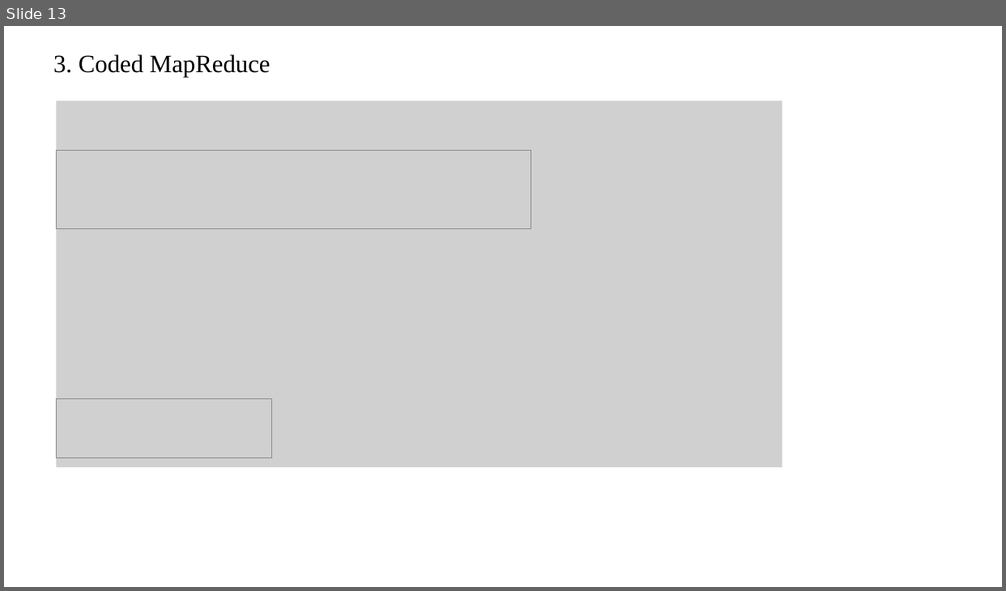
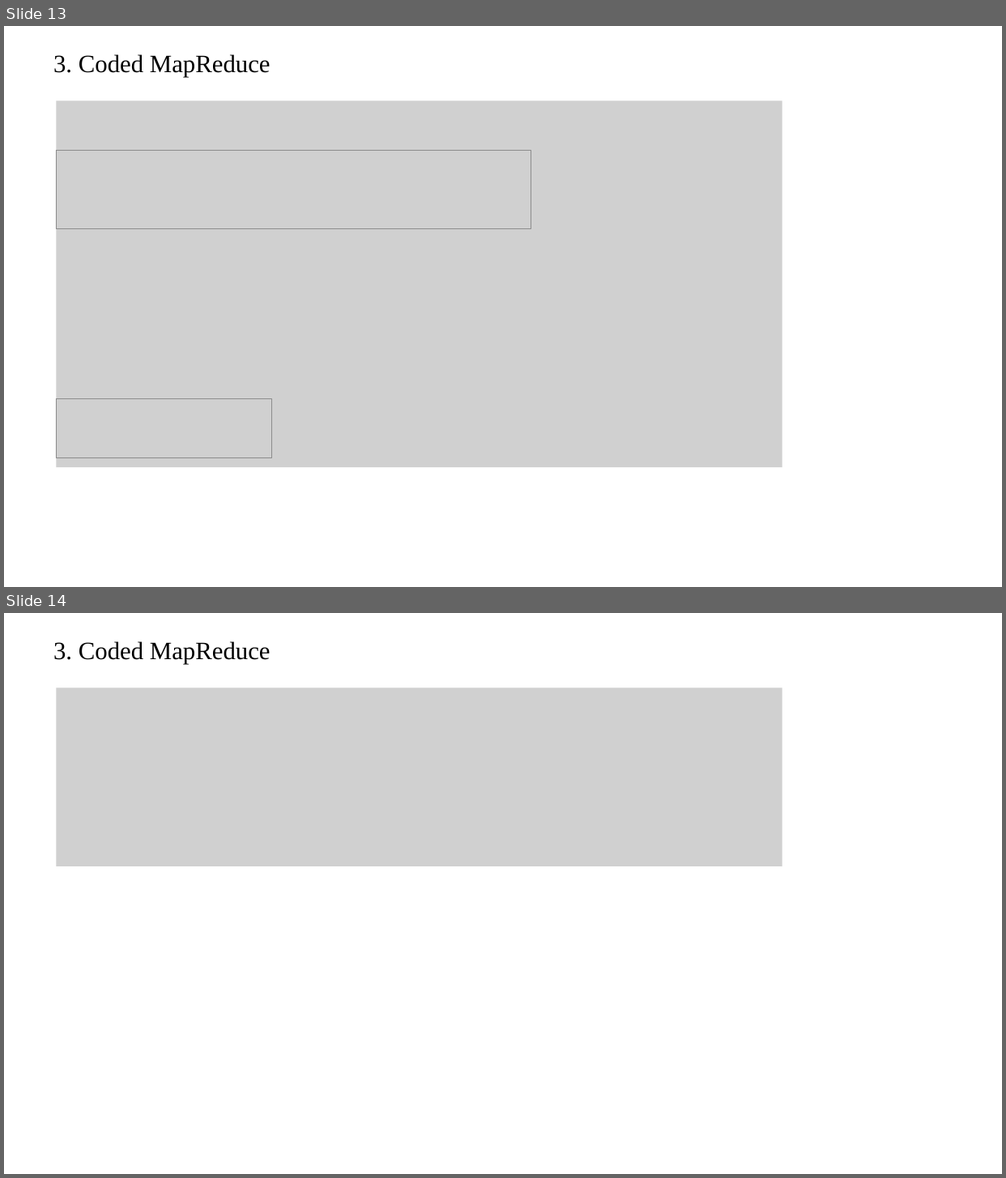
Before and after one commit to zhaojiayi/learning, a slide deck: EE/ppt/review.pptx. Shown one above the other, each under a label of ours: slide 13 before the commit, slides 13 and 14 after it. The pictures are 1006x591 and 1006x1178 pixels, drawn with LibreOffice and Linux fonts; fonts in the diff are those of the drawing; grey boxes stand for pictures. Boxes give left, top, right and bottom in pixels: in the first picture for what was removed or moved away, otherwise in the second. Text is boxed around its words. In the diff, an @@ line names an element or a change of style, - is before the commit and + after.

```diff
--- a/EE/ppt/review.pptx
+++ b/EE/ppt/review.pptx
@@ slide 14 added at [4,613,1002,1174], background #FFFFFF @@
@@ title added at [53,641,270,664], 24 pt, text #000000 @@
+3. Coded MapReduce
@@ picture added at [57,688,782,867] @@
```
Also in this commit, not shown: 6 other slides added, 12 other files.
